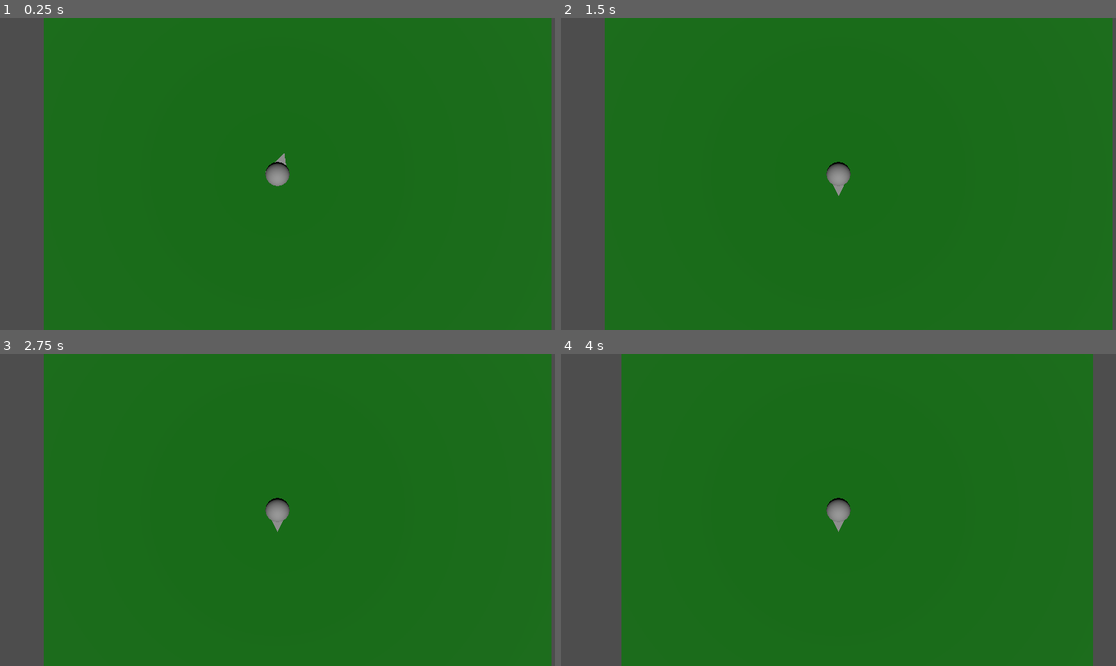
Above: before the commit, frames 1-4 (two rows, left to right).
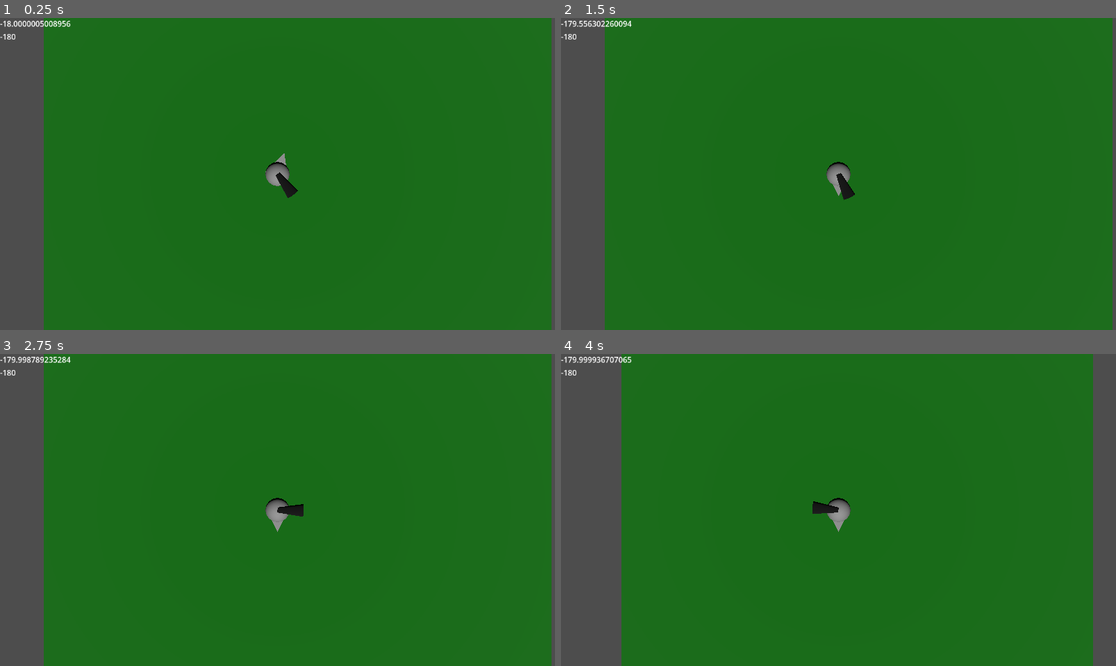
Above: after the commit, the same moments.

Repository: learnictnow/godot-twin-stick-shooter
Game: Godot game, scene res://level.tscn
The game is run twice, just before and just after one commit, with the same random seed, the same clock (stepped at 60 frames per second) and the same inputs.
Inputs:
- Up to frame 1 (0.25 s): no input
- Up to frame 2 (1.5 s): tap Enter (ui_accept) at 0.5, 0.77 s; hold D (weapon_right, bound only after the commit) 0.53-1.28 s; hold S (weapon_down, bound only after the commit) from 1.28 s (still down)
- Up to frame 3 (2.75 s): tap Enter (ui_accept) at 1.52 s; release S (weapon_down, bound only after the commit) at 2.03 s; hold D (weapon_right, bound only after the commit) from 2.03 s (still down)
- Up to frame 4 (4 s): tap Enter (ui_accept) at 2.75, 3.02, 3.77 s; release D (weapon_right, bound only after the commit) at 2.78 s; hold W (weapon_up, bound only after the commit) 2.78-3.53 s; hold A (weapon_left, bound only after the commit) from 3.53 s (still down)

The runs differ from the first frame. In frame 1, 0.3% of the frame differs, in the area x 0-54%, y 0-58%; in frame 2, 0.3%; in frame 3, 0.3%; in frame 4, 0.3%.

Commit message:
WEapon added

Diff:
--- a/Player.gd
+++ b/Player.gd
@@ -31,5 +31,18 @@
 	move_and_slide()
 
 	if velocity != Vector3.ZERO:
+
 		var lookdir = atan2(-velocity.x, -velocity.z)
+
+
 		$Body.rotation.y = lerp($Body.rotation.y, lookdir, 0.1)
+
+		$UI/VBoxContainer/LabelRotation.text = str(rad_to_deg($Body.rotation.y))
+		$UI/VBoxContainer/LabelRotation2.text = str(rad_to_deg(lookdir))
+
+	var weapon_dir = Input.get_vector("weapon_left", "weapon_right", "weapon_up", "weapon_down")
+
+	var lookdir = atan2(-weapon_dir.x, -weapon_dir.y)
+
+
+	$Weapon.rotation.y = lerp($Weapon.rotation.y, lookdir, 0.1)
--- a/Player.tscn
+++ b/Player.tscn
@@ -7,6 +7,14 @@
 [sub_resource type="PrismMesh" id="PrismMesh_lut52"]
 
 [sub_resource type="CapsuleShape3D" id="CapsuleShape3D_brvbv"]
+
+[sub_resource type="CylinderMesh" id="CylinderMesh_jyde2"]
+top_radius = 0.1
+bottom_radius = 0.25
+height = 1.0
+
+[sub_resource type="StandardMaterial3D" id="StandardMaterial3D_eslek"]
+albedo_color = Color(0, 0, 0, 1)
 
 [node name="Player" type="CharacterBody3D"]
 script = ExtResource("1_pmakj")
@@ -23,3 +31,27 @@
 
 [node name="Camera3D" type="Camera3D" parent="."]
 transform = Transform3D(1, 0, 0, 0, -4.37114e-08, 1, 0, -1, -4.37114e-08, 0, 9, 0)
+
+[node name="UI" type="Control" parent="."]
+layout_mode = 3
+anchors_preset = 0
+offset_right = 40.0
+offset_bottom = 40.0
+
+[node name="VBoxContainer" type="VBoxContainer" parent="UI"]
+layout_mode = 0
+offset_right = 40.0
+offset_bottom = 40.0
+
+[node name="LabelRotation" type="Label" parent="UI/VBoxContainer"]
+layout_mode = 2
+
+[node name="LabelRotation2" type="Label" parent="UI/VBoxContainer"]
+layout_mode = 2
+
+[node name="Weapon" type="Node3D" parent="."]
+
+[node name="MeshInstance3D" type="MeshInstance3D" parent="Weapon"]
+transform = Transform3D(1, 0, 0, 0, -4.37114e-08, -1, 0, 1, -4.37114e-08, 0, 1, -0.5)
+mesh = SubResource("CylinderMesh_jyde2")
+surface_material_override/0 = SubResource("StandardMaterial3D_eslek")
--- a/project.godot
+++ b/project.godot
@@ -14,3 +14,26 @@
 run/main_scene="res://level.tscn"
 config/features=PackedStringArray("4.2", "Forward Plus")
 config/icon="res://icon.svg"
+
+[input]
+
+weapon_up={
+"deadzone": 0.5,
+"events": [Object(InputEventKey,"resource_local_to_scene":false,"resource_name":"","device":-1,"window_id":0,"alt_pressed":false,"shift_pressed":false,"ctrl_pressed":false,"meta_pressed":false,"pressed":false,"keycode":0,"physical_keycode":87,"key_label":0,"unicode":119,"echo":false,"script":null)
+]
+}
+weapon_left={
+"deadzone": 0.5,
+"events": [Object(InputEventKey,"resource_local_to_scene":false,"resource_name":"","device":-1,"window_id":0,"alt_pressed":false,"shift_pressed":false,"ctrl_pressed":false,"meta_pressed":false,"pressed":false,"keycode":0,"physical_keycode":65,"key_label":0,"unicode":97,"echo":false,"script":null)
+]
+}
+weapon_right={
+"deadzone": 0.5,
+"events": [Object(InputEventKey,"resource_local_to_scene":false,"resource_name":"","device":-1,"window_id":0,"alt_pressed":false,"shift_pressed":false,"ctrl_pressed":false,"meta_pressed":false,"pressed":false,"keycode":0,"physical_keycode":68,"key_label":0,"unicode":100,"echo":false,"script":null)
+]
+}
+weapon_down={
+"deadzone": 0.5,
+"events": [Object(InputEventKey,"resource_local_to_scene":false,"resource_name":"","device":-1,"window_id":0,"alt_pressed":false,"shift_pressed":false,"ctrl_pressed":false,"meta_pressed":false,"pressed":false,"keycode":0,"physical_keycode":83,"key_label":0,"unicode":115,"echo":false,"script":null)
+]
+}
Not shown: 1 places in Player.tscn that only renumber resources
